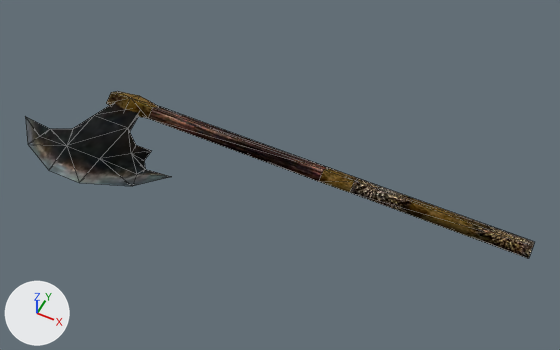
The glTF model assets/models/ITMW_030_1H_AXE_01.glb, before and after one commit.
Both versions are drawn from a camera (50 mm lens) standing at (0.171, -0.815, 0.977) and looking at (-0.213, -0.048, 0.017). The lights are fixed; the arrows at lower left show +X, +Y and +Z. Mesh edges are drawn as thin lines. Vertices at the same position are counted once.
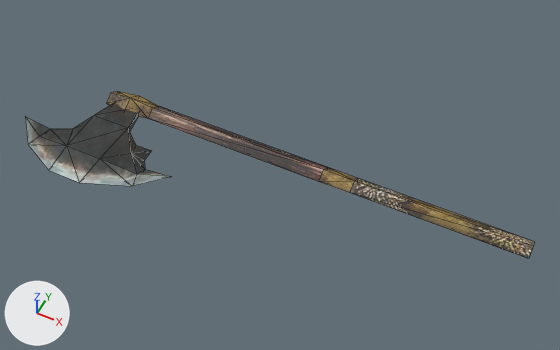
Pixel boxes [x1, y1, x2, y2] of what changed, in the pictures (560 x 350 px):
'Mesh', surface changed
    both: [25, 91, 534, 259]

The edits, one by one:
Picture 'ItMeleeRest' (img_itmeleerest_1) is new.
Picture 'ItMeleeBlades' (img_itmeleeblades_1) is new.
In material 'ITMELEEREST' (mat_itmeleerest), metallic goes from 1.0 to 0.0.
In material 'ITMELEEREST' (mat_itmeleerest), roughness goes from 1.0 to 0.5.
Material 'ITMELEEREST' (mat_itmeleerest) changes its picture from img_itmeleerest to img_itmeleerest_1.
In material 'ITMELEEBLADES' (mat_itmeleeblades), metallic goes from 1.0 to 0.0.
In material 'ITMELEEBLADES' (mat_itmeleeblades), roughness goes from 1.0 to 0.5.
Material 'ITMELEEBLADES' (mat_itmeleeblades) changes its picture from img_itmeleeblades to img_itmeleeblades_1.
me_mesh has 54 vertices, 98 faces and spans x -0.695..0.199, y -0.2..0.026, z -0.016..0.016.
me_mesh is used by ob_mesh; location (0.0, 0.0, 0.0).
me_mesh part 1: the surface is now shaded flat.
